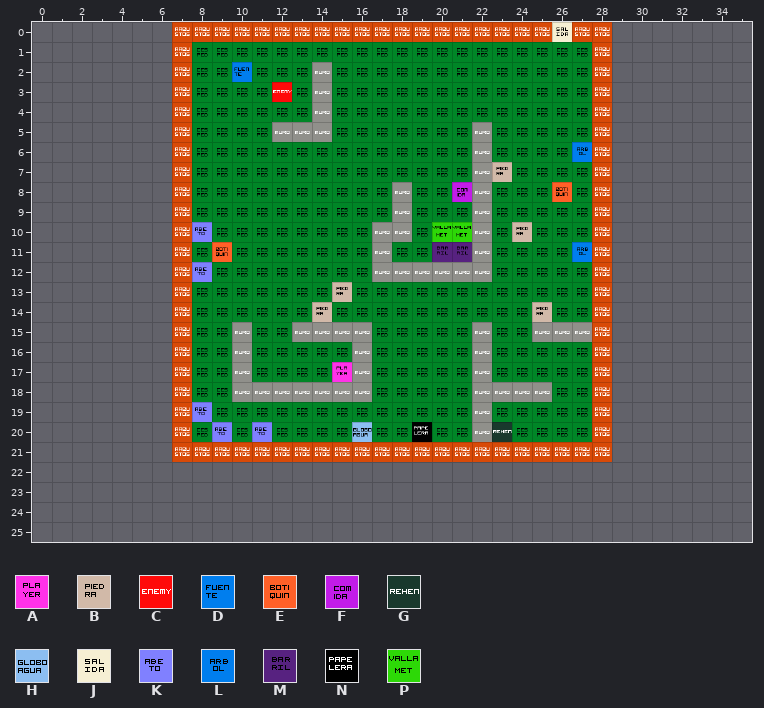
Two versions of a level (Tiled map, Desarrollo/Vesper/vesper/tiled/mapa1.tmx). The first picture shows the starting point.
Cells are 32x32 px. Shown: x 0..35, y 0..25. The old version is drawn lined up with the new one.
Key: from "tileset": A 3, B 5, C 6, D 8, E 9, F 11, G 13, H 16, J 20, K 21, L 22, M 23, N 25, P 27.
_ is an empty cell.
Layers that did not change in this view are not listed.
Layer "Capa de patrones 2" before, first column x 0:
 0 __________________________J_________
 1 ____________________________________
 2 __________D_________________________
 3 ____________C_______________________
 4 ____________________________________
 5 ____________________________________
 6 ___________________________L________
 7 _______________________B____________
 8 _____________________F____E_________
 9 ____________________________________
10 ________K___________PP__B___________
11 _________E__________MM_____L________
12 ________K___________________________
13 _______________B____________________
14 ______________B__________B__________
15 ____________________________________
16 ____________________________________
17 _______________A____________________
18 ____________________________________
19 ________K___________________________
20 _________K_K____H__N___G____________
21 ____________________________________
22 ____________________________________
23 ____________________________________
24 ____________________________________
25 ____________________________________
The result:
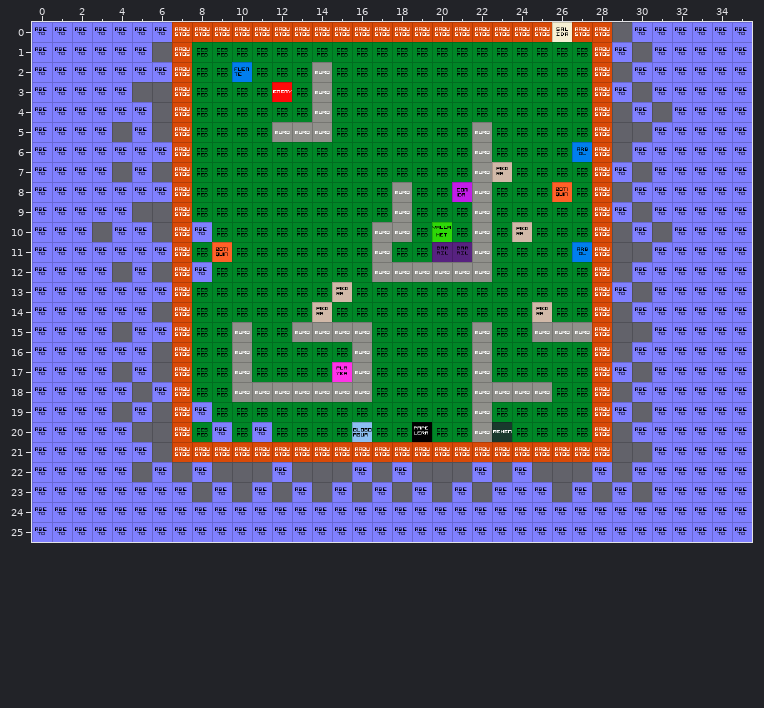
What changed:
map size 22x22 -> 36x26 cells (old content now starts at 7,0; both pictures use the new coordinates)
Layer "Capa de patrones 2":
y 0: x 0..6 _______ -> KKKKKKK; x 30..35 ______ -> KKKKKK
y 1: x 0..5 ______ -> KKKKKK; x 29 _ -> K; x 31..35 _____ -> KKKKK
y 2: x 0..6 _______ -> KKKKKKK; x 30..35 ______ -> KKKKKK
y 3: x 0..4 _____ -> KKKKK; x 29 _ -> K; x 31..35 _____ -> KKKKK
y 4: x 0..5 ______ -> KKKKKK; x 30 _ -> K; x 32..35 ____ -> KKKK
y 5: x 0..3 ____ -> KKKK; x 5 _ -> K; x 31..35 _____ -> KKKKK
y 6: x 0..6 _______ -> KKKKKKK; x 30..35 ______ -> KKKKKK
y 7: x 0..3 ____ -> KKKK; x 5 _ -> K; x 29 _ -> K; x 31..35 _____ -> KKKKK
y 8: x 0..6 _______ -> KKKKKKK; x 30..35 ______ -> KKKKKK
y 9: x 0..4 _____ -> KKKKK; x 29 _ -> K; x 31..35 _____ -> KKKKK
y 10: x 0..2 ___ -> KKK; x 4..5 __ -> KK; x 21 P -> _; x 30 _ -> K; x 32..35 ____ -> KKKK
y 11: x 0..6 _______ -> KKKKKKK; x 31..35 _____ -> KKKKK
y 12: x 0..3 ____ -> KKKK; x 5 _ -> K; x 30..35 ______ -> KKKKKK
y 13: x 0..6 _______ -> KKKKKKK; x 29 _ -> K; x 31..35 _____ -> KKKKK
y 14: x 0..5 ______ -> KKKKKK; x 30..35 ______ -> KKKKKK
y 15: x 0..3 ____ -> KKKK; x 5..6 __ -> KK; x 31..35 _____ -> KKKKK
y 16: x 0..5 ______ -> KKKKKK; x 30..35 ______ -> KKKKKK
y 17: x 0..3 ____ -> KKKK; x 5 _ -> K; x 29 _ -> K; x 31..35 _____ -> KKKKK
y 18: x 0..4 _____ -> KKKKK; x 6 _ -> K; x 30..35 ______ -> KKKKKK
y 19: x 0..3 ____ -> KKKK; x 5 _ -> K; x 29 _ -> K; x 31..35 _____ -> KKKKK
y 20: x 0..4 _____ -> KKKKK; x 30..35 ______ -> KKKKKK
y 21: x 0..5 ______ -> KKKKKK; x 31..35 _____ -> KKKKK
y 22: x 0..4 _____ -> KKKKK; x 6 _ -> K; x 8 _ -> K; x 12 _ -> K; x 16 _ -> K; x 18 _ -> K; x 22 _ -> K; x 24 _ -> K; x 28 _ -> K; x 30..35 ______ -> KKKKKK
y 23: x 0..7 ________ -> KKKKKKKK; x 9 _ -> K; x 11 _ -> K; x 13 _ -> K; x 15 _ -> K; x 17 _ -> K; x 19 _ -> K; x 21 _ -> K; x 23..25 ___ -> KKK; x 27 _ -> K; x 29 _ -> K; x 31..35 _____ -> KKKKK
y 24..25: x 0..35 ____________________________________ -> KKKKKKKKKKKKKKKKKKKKKKKKKKKKKKKKKKKK
Boxes around the changes in both pictures, in picture pixels (x1, y1, x2, y2):
changed: (32, 22, 752, 542)
